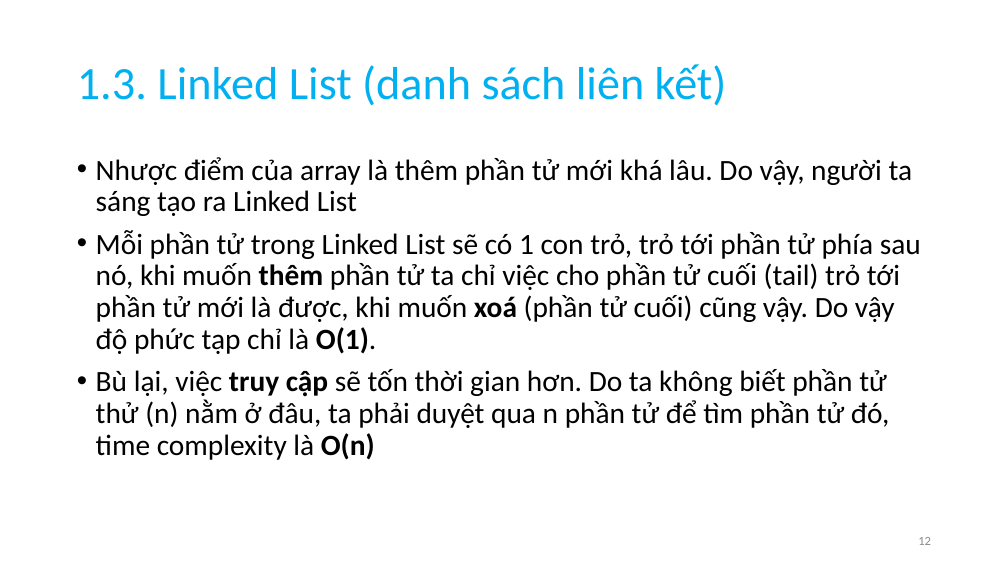
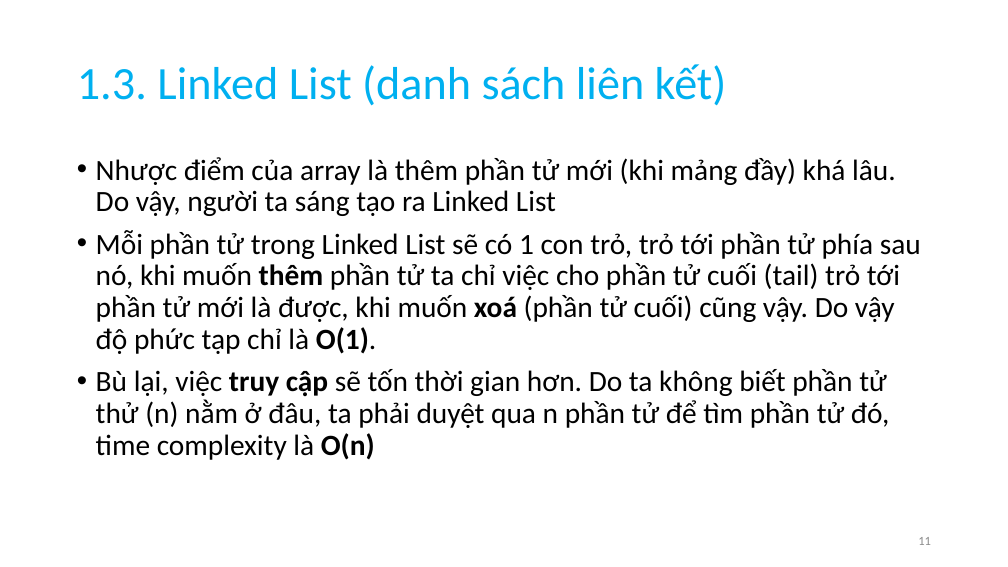
Before and after one commit to anhtuta/Notes, a slide deck: slide 11 of DSA.pptx (slide 12 before the commit). Drawn at 1008x567 pixels with LibreOffice and Linux fonts; fonts in the diff are those of the drawing. Boxes give left, top, right and bottom in pixels: in the first picture for what was removed or moved away, otherwise in the second. Text is boxed around its words. In the diff, an @@ line names an element or a change of style, - is before the commit and + after.

```diff
--- a/DSA.pptx
+++ b/DSA.pptx
@@ text at (96, 157, 896, 216): text changed @@
-• Nhược điểm của array là thêm phần tử mới khá lâu. Do vậy, người ta sáng tạo ra Linked List
+• Nhược điểm của array là thêm phần tử mới (khi mảng đầy) khá lâu. Do vậy, người ta sáng tạo ra Linked List
```
Also in this commit, not shown: 27 other slides changed, 4 slides added, 1 slide removed.
